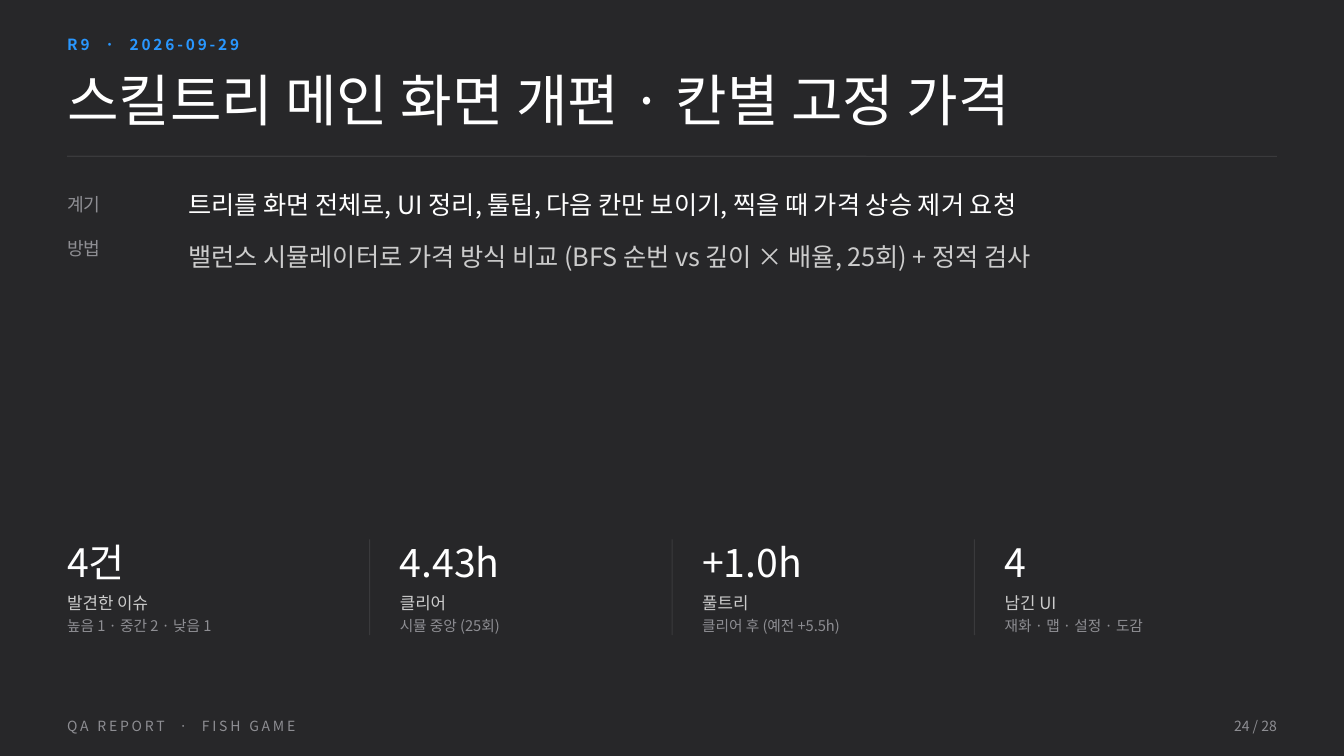
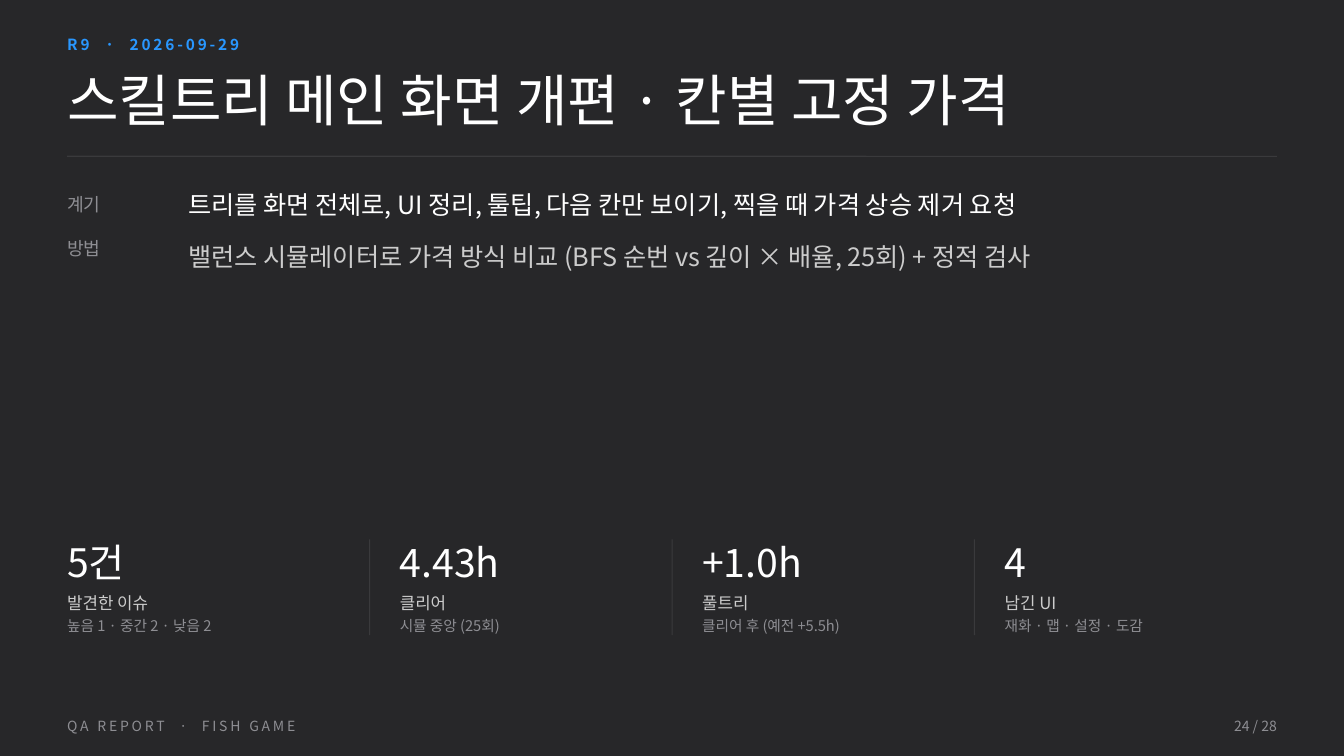
Before and after one commit to BSH0401/fishing, a slide deck: slide 24 of Docs/QA/물고기게임_QA리포트.pptx. Drawn at 1344x756 pixels with LibreOffice and Linux fonts; fonts in the diff are those of the drawing. Boxes give left, top, right and bottom in pixels: in the first picture for what was removed or moved away, otherwise in the second. Text is boxed around its words. In the diff, an @@ line names an element or a change of style, - is before the commit and + after.

```diff
--- a/Docs/QA/물고기게임_QA리포트.pptx
+++ b/Docs/QA/물고기게임_QA리포트.pptx
@@ text at [67, 544, 125, 580]: text changed @@
-4건
+5건
@@ text at [67, 619, 211, 632]: text changed @@
-높음 1 · 중간 2 · 낮음 1
+높음 1 · 중간 2 · 낮음 2
```
Also in this commit, not shown: 4 other slides changed, 5 other files.
